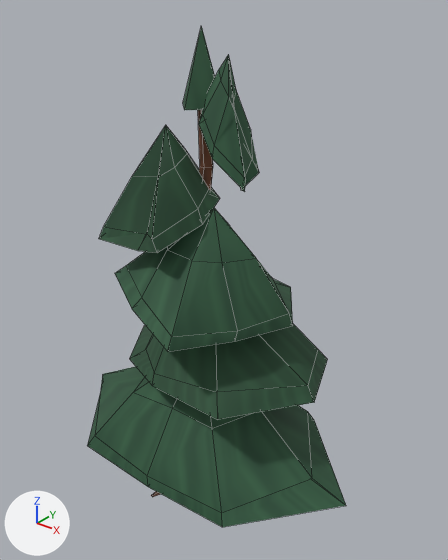
Before and after pictures for a commit that changed the FBX model Export/LOD/Forest/SM_Tree_Pine_Medium01_LOD1.fbx.
The view is the same before and after, from a 50 mm lens placed at (14.35, -16.48, 21.38), pointed at (0.48, 0.86, 10.63). Arrows for +X, +Y and +Z are at lower left; the lights stay in place. The older version comes first. Mesh edges are drawn as thin lines.

The first picture shows 'SM_Tree_Pine_Medium01_LOD1'.
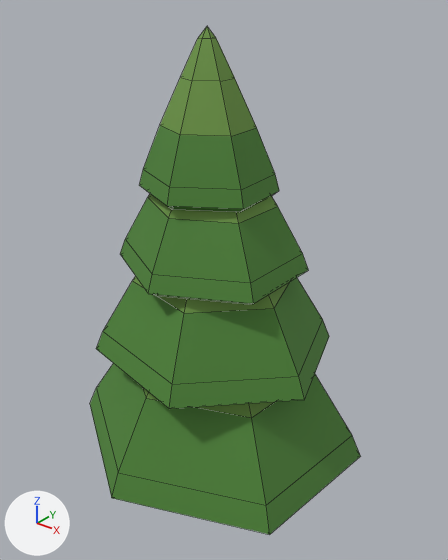
Boxes [x1, y1, x2, y2] around the edits, measured in the pictures (448 x 560 px):
'SM_Tree_Pine_Medium01_LOD1', reshaped
    before: [87, 26, 346, 527]
    after: [90, 26, 360, 534]
part 1 of me_sm_tree_pine_medium01_lod1, rebuilt (not visible afterwards)
    before: [198, 110, 213, 190]
part 2 of me_sm_tree_pine_medium01_lod1, rebuilt
    before: [115, 208, 293, 352]
    after: [96, 276, 329, 409]
part 3 of me_sm_tree_pine_medium01_lod1, rebuilt (36% wider, 77% taller)
    before: [129, 324, 328, 420]
    after: [90, 363, 360, 534]
part 4 of me_sm_tree_pine_medium01_lod1, added (green)
    after: [139, 26, 279, 212]
part 5 of me_sm_tree_pine_medium01_lod1, added (green)
    after: [120, 194, 308, 304]
part 6 of me_sm_tree_pine_medium01_lod1, deleted (green)
    before: [87, 367, 346, 527]
part 7 of me_sm_tree_pine_medium01_lod1, deleted (green)
    before: [99, 26, 259, 253]

The change, as a list of edits to the scene's bpy script:
```text
Change me_sm_tree_pine_medium01_lod1:
    used by ob_sm_tree_pine_medium01_lod1; location = (0.0, 0.0, 0.0)
    remove me_sm_tree_pine_medium01_lod1.from_pydata(...)  # 197 vertices, 225 faces; spans x -5.8..7.1, y -4.0..4.5, z -0.5..20.0
    add me_sm_tree_pine_medium01_lod1.from_pydata(...)  # 150 vertices, 164 faces; spans x -5.3..6.2, y -5.3..6.1, z -0.5..20.0
    me_sm_tree_pine_medium01_lod1 part 1: the loose piece of 35 vertices spanning x -0.8..0.9, y -0.9..0.9, z -0.5..18.4 is rebuilt with 16 vertices and now spans x -1.1..1.0, y -1.0..0.9, z -0.5..16.0
    me_sm_tree_pine_medium01_lod1 part 2: the loose piece of 26 vertices spanning x -3.3..3.8, y -3.7..3.1, z 9.7..14.0 is rebuilt with 32 vertices and now spans x -4.6..5.3, y -4.0..4.7, z 7.7..15.2
    me_sm_tree_pine_medium01_lod1 part 3: the loose piece of 26 vertices spanning x -4.6..5.2, y -2.9..4.5, z 6.3..11.0 is rebuilt with 32 vertices and now spans x -5.3..6.2, y -5.3..6.1, z 3.2..12.5
    me_sm_tree_pine_medium01_lod1 part 4: a new loose piece of 38 vertices spanning x -2.1..2.7, y -2.2..2.6, z 14.3..20.0, in mat_m_survivalatlas_embed (picture img_t_survivalatlas_color_embed256_png)
    me_sm_tree_pine_medium01_lod1 part 5: a new loose piece of 32 vertices spanning x -3.0..3.6, y -3.1..3.7, z 11.4..17.5, in mat_m_survivalatlas_embed (picture img_t_survivalatlas_color_embed256_png)
    me_sm_tree_pine_medium01_lod1 part 6: the loose piece of 26 vertices spanning x -5.8..7.1, y -4.0..3.5, z 3.3..8.2 is deleted
    me_sm_tree_pine_medium01_lod1 part 7
    57 vertices are removed from x -3.0..2.6, y -2.8..1.4, z 12.5..20.0
    69 faces are deleted
    other edits to the shape of me_sm_tree_pine_medium01_lod1 do not show in these pictures
```
